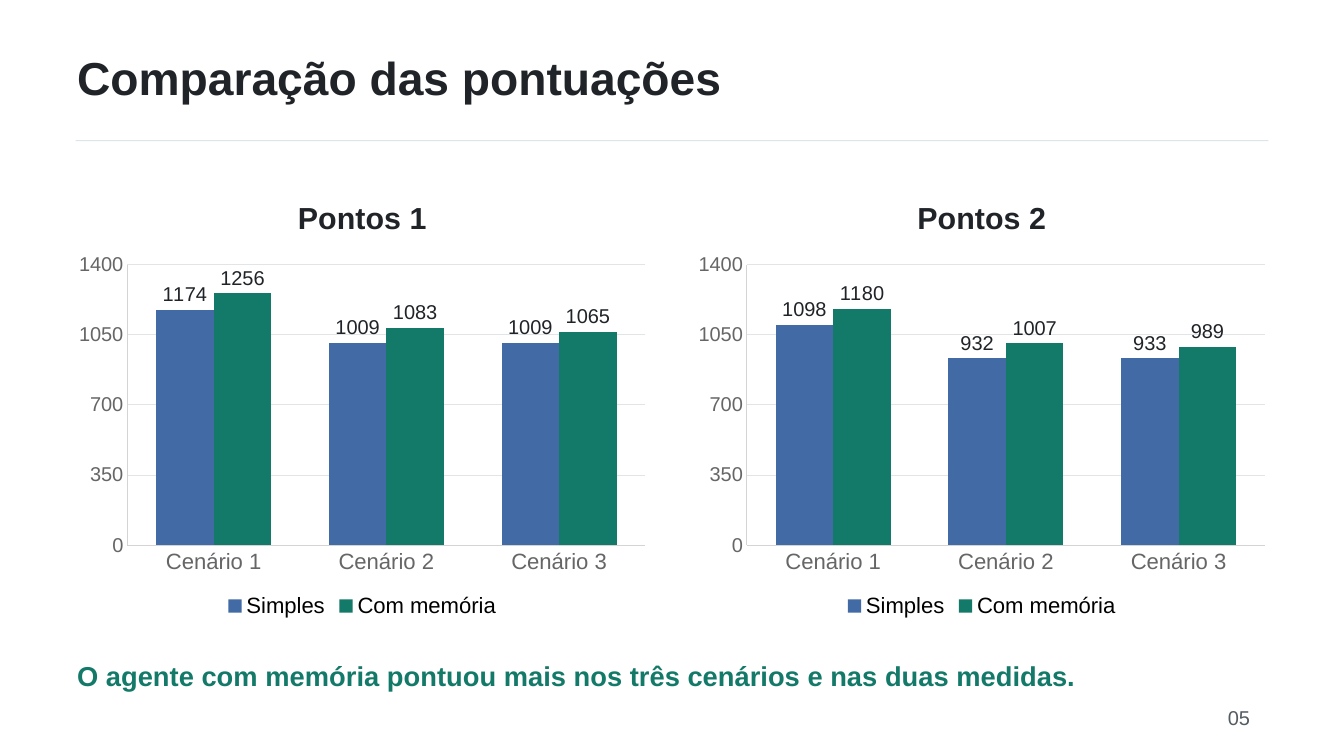
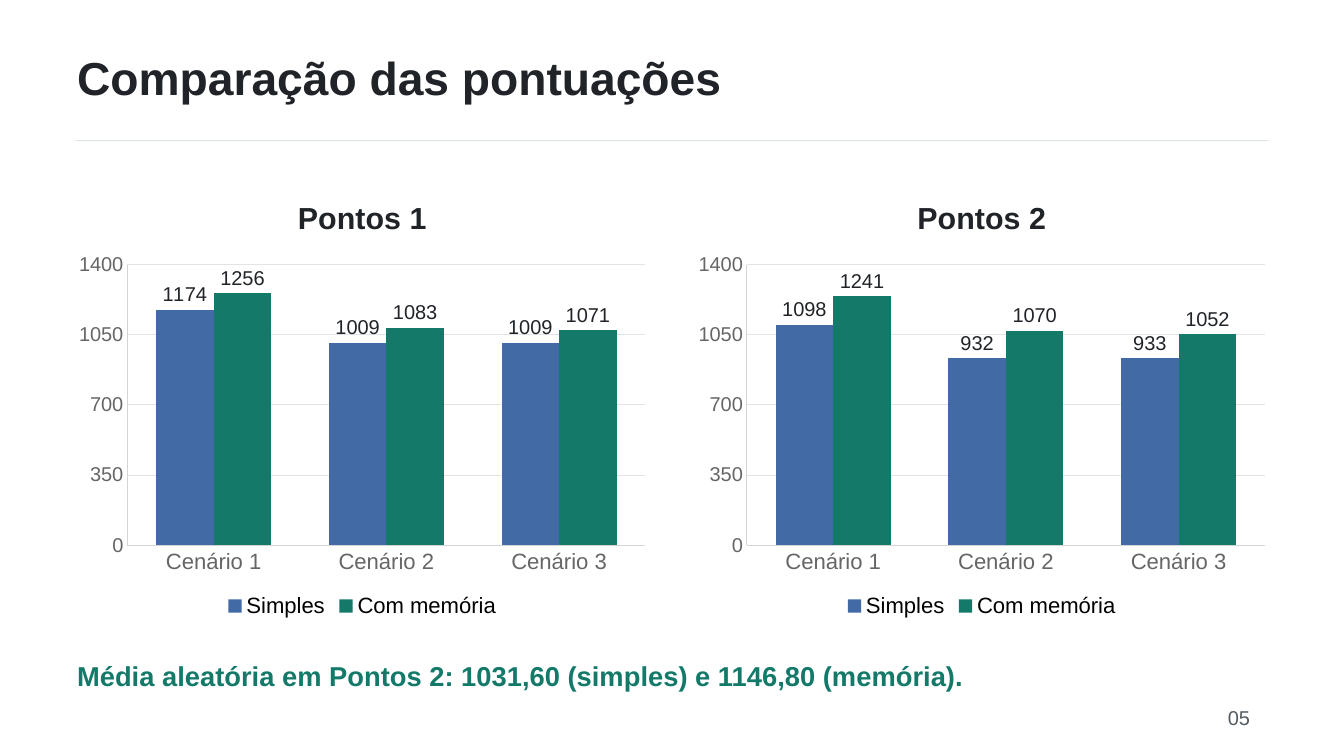
Before and after one commit to Lucas4lmeida/agentes-inteligentes-aspirador, a slide deck: slide 5 of apresentacao_agentes.pptx. Drawn at 1344x756 pixels with LibreOffice and Linux fonts; fonts in the diff are those of the drawing. Boxes give left, top, right and bottom in pixels: in the first picture for what was removed or moved away, otherwise in the second. Text is boxed around its words. In the diff, an @@ line names an element or a change of style, - is before the commit and + after.

```diff
--- a/apresentacao_agentes.pptx
+++ b/apresentacao_agentes.pptx
@@ column chart at bbox=[68, 178, 657, 623] @@
@@ Com memória, Cenário 3: 1065 to 1071 @@
@@ column chart at bbox=[687, 178, 1276, 623] @@
@@ Com memória, Cenário 1: 1180 to 1241 @@
@@ Com memória, Cenário 2: 1007 to 1070 @@
@@ Com memória, Cenário 3: 989 to 1052 @@
@@ text at bbox=[77, 666, 963, 691]: text changed @@
-O agente com memória pontuou mais nos três cenários e nas duas medidas.
+Média aleatória em Pontos 2: 1031,60 (simples) e 1146,80 (memória).
```
Also in this commit, not shown: 4 other slides changed, 4 other files.
